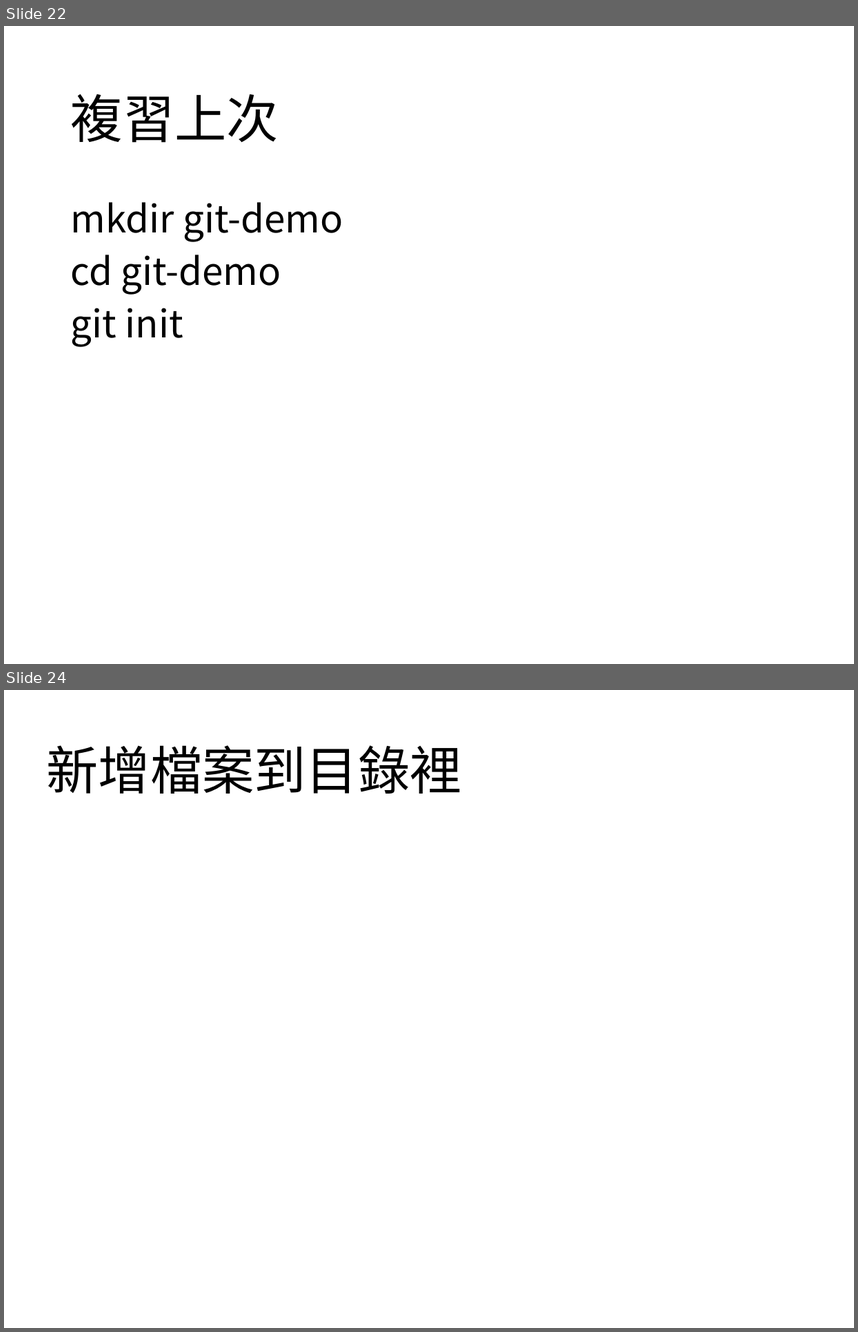
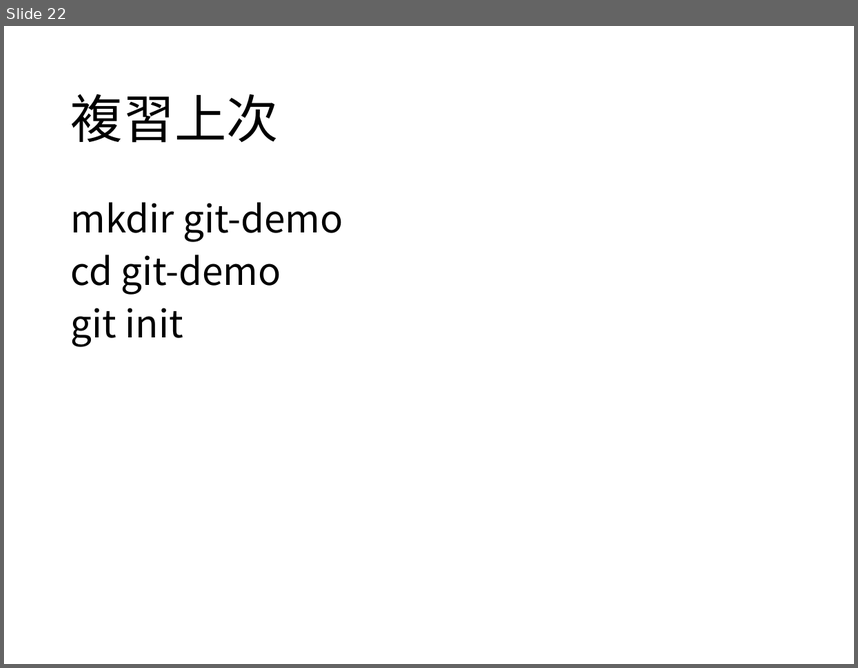
Before and after one commit to doggy8088/Learn-Git-in-30-days, a slide deck: zh-tw/Learn-Git-in-30-days.pptx. Shown one above the other, each under a label of ours: slides 22 and 24 before the commit, slide 22 after it; the slides between them are not shown. The pictures are 858x1332 and 858x668 pixels, drawn with LibreOffice and Linux fonts; fonts in the diff are those of the drawing. Boxes give left, top, right and bottom in pixels: in the first picture for what was removed or moved away, otherwise in the second. Text is boxed around its words. In the diff, an @@ line names an element or a change of style, - is before the commit and + after.

```diff
--- a/zh-tw/Learn-Git-in-30-days.pptx
+++ b/zh-tw/Learn-Git-in-30-days.pptx
@@ slide 24 removed at (4,690,854,1328), background #FFFFFF @@
@@ text removed at (47,745,462,793) @@
-新增檔案到目錄裡
```
Also in this commit, not shown: 3 slides changed, 1 slide added, 1 other slide removed.
